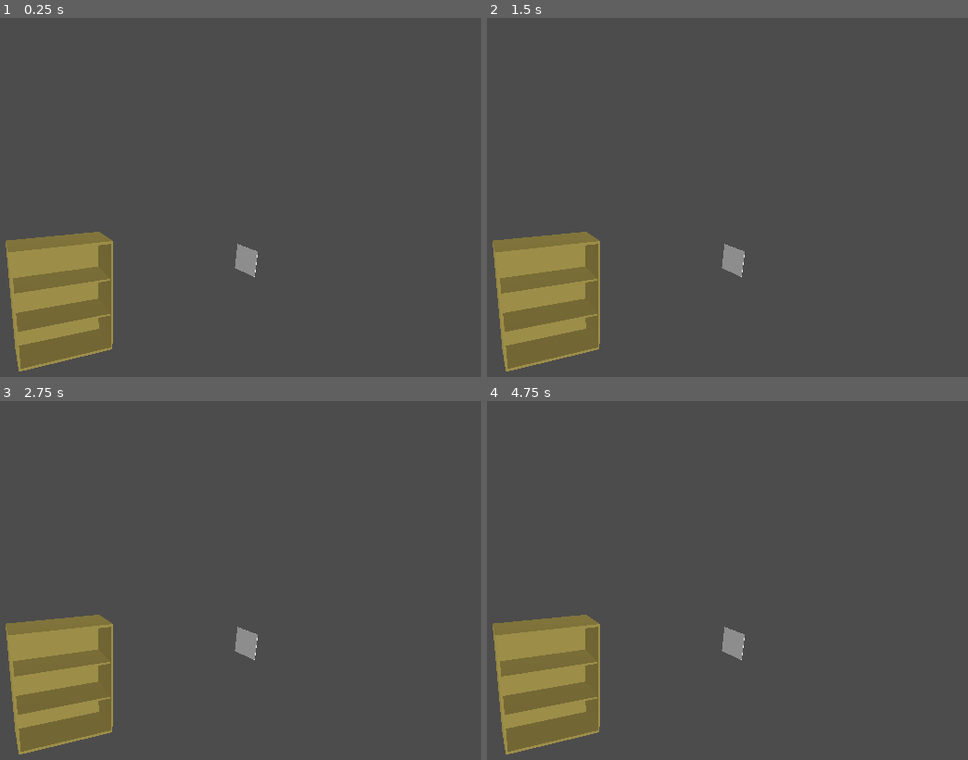
Above: before the commit, frames 1-4 (two rows, left to right).
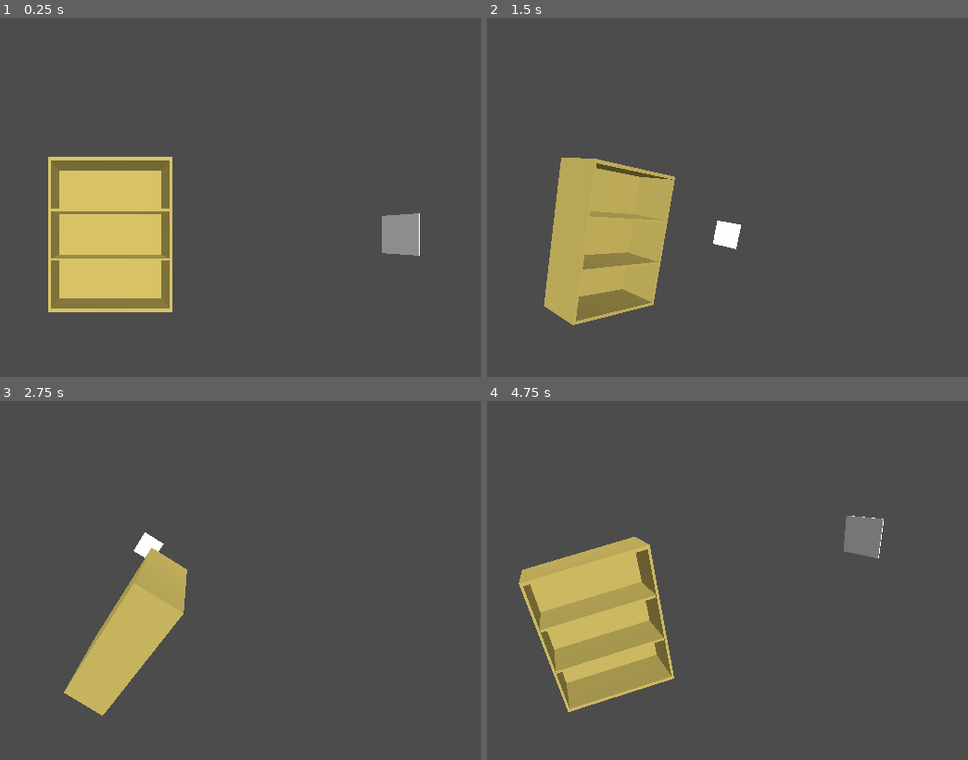
Above: after the commit, the same moments.

Repository: andrew-wilkes/vinyl
Game: Godot game, scene res://scenes/Music.tscn
The game is run twice, just before and just after one commit, with the same random seed, the same clock (stepped at 60 frames per second) and the same inputs. This scene is started directly instead of the project's main scene.
Inputs:
- Up to frame 1 (0.25 s): no input
- Up to frame 2 (1.5 s): tap Enter at 0.5 s; hold Right 0.53-1.28 s; hold Down from 1.28 s (still down)
- Up to frame 3 (2.75 s): release Down at 2.03 s; hold Right from 2.03 s (still down)
- Up to frame 4 (4.75 s): release Right at 2.78 s; hold Up 2.78-3.53 s; hold Left from 3.53 s (still down)

The runs differ from the first frame. In frame 1, 16% of the frame differs, in the area x 1-88%, y 38-99%; in frame 2, 15%; in frame 3, 12%; in frame 4, 16%.

Commit message:
Add orbit camera

Diff:
--- a/src/project.godot
+++ b/src/project.godot
@@ -62,6 +62,24 @@
 
 common/drop_mouse_on_gui_input_disabled=true
 
+[input]
+
+Zooming={
+"deadzone": 0.5,
+"events": [ Object(InputEventMouseButton,"resource_local_to_scene":false,"resource_name":"","device":0,"alt":false,"shift":false,"control":false,"meta":false,"command":false,"button_mask":0,"position":Vector2( 0, 0 ),"global_position":Vector2( 0, 0 ),"factor":1.0,"button_index":3,"pressed":false,"doubleclick":false,"script":null)
+ ]
+}
+Panning={
+"deadzone": 0.5,
+"events": [ Object(InputEventMouseButton,"resource_local_to_scene":false,"resource_name":"","device":0,"alt":false,"shift":false,"control":false,"meta":false,"command":false,"button_mask":0,"position":Vector2( 0, 0 ),"global_position":Vector2( 0, 0 ),"factor":1.0,"button_index":1,"pressed":false,"doubleclick":false,"script":null)
+ ]
+}
+Rotating={
+"deadzone": 0.5,
+"events": [ Object(InputEventMouseButton,"resource_local_to_scene":false,"resource_name":"","device":0,"alt":false,"shift":false,"control":false,"meta":false,"command":false,"button_mask":0,"position":Vector2( 0, 0 ),"global_position":Vector2( 0, 0 ),"factor":1.0,"button_index":2,"pressed":false,"doubleclick":false,"script":null)
+ ]
+}
+
 [physics]
 
 common/enable_pause_aware_picking=true
--- a/src/scenes/Music.tscn
+++ b/src/scenes/Music.tscn
@@ -1,6 +1,7 @@
-[gd_scene load_steps=3 format=2]
+[gd_scene load_steps=4 format=2]
 
 [ext_resource path="res://scenes/Music.gd" type="Script" id=1]
+[ext_resource path="res://scenes/OrbitCamera.gd" type="Script" id=3]
 
 [sub_resource type="SpatialMaterial" id=1]
 albedo_color = Color( 0.643137, 0.580392, 0.290196, 1 )
@@ -8,11 +9,18 @@
 [node name="Music" type="Spatial"]
 script = ExtResource( 1 )
 
-[node name="Camera" type="Camera" parent="."]
-transform = Transform( 0.931113, 0.094227, -0.352349, 0, 0.966052, 0.258347, 0.364731, -0.24055, 0.899504, -0.51034, 1.24546, 2.64799 )
+[node name="OrbitCamera" type="Spatial" parent="."]
+script = ExtResource( 3 )
 
-[node name="DirectionalLight" type="DirectionalLight" parent="."]
+[node name="Camera" type="Camera" parent="OrbitCamera"]
+transform = Transform( 1, 0, 0, 0, 1, 0, 0, 0, 1, 0, 0, 2.4168 )
+current = true
+
+[node name="DirectionalLight" type="DirectionalLight" parent="OrbitCamera"]
 transform = Transform( 0.957284, 0.112068, -0.266548, 0, 0.921836, 0.38758, 0.289149, -0.371024, 0.882459, -15.9675, 0, 0.28694 )
+
+[node name="DirectionalLight2" type="DirectionalLight" parent="OrbitCamera"]
+transform = Transform( 0.952108, -0.118507, 0.281862, 0.187808, 0.954108, -0.233252, -0.241285, 0.275018, 0.93067, 10.0511, 0, 0.28694 )
 
 [node name="LP" type="CSGBox" parent="."]
 transform = Transform( 1, 0, 0, 0, 1, 0, 0, 0, 1, 2.25638, 0, 0 )
--- /dev/null
+++ b/src/scenes/OrbitCamera.gd
@@ -0,0 +1,11 @@
+extends Spatial
+
+func _process(delta):
+	if (Input.is_key_pressed(KEY_LEFT)):
+		rotate_y(delta)
+	if (Input.is_key_pressed(KEY_RIGHT)):
+		rotate_y(-delta)
+	if (Input.is_key_pressed(KEY_UP)):
+		rotate_x(delta)
+	if (Input.is_key_pressed(KEY_DOWN)):
+		rotate_x(-delta)
